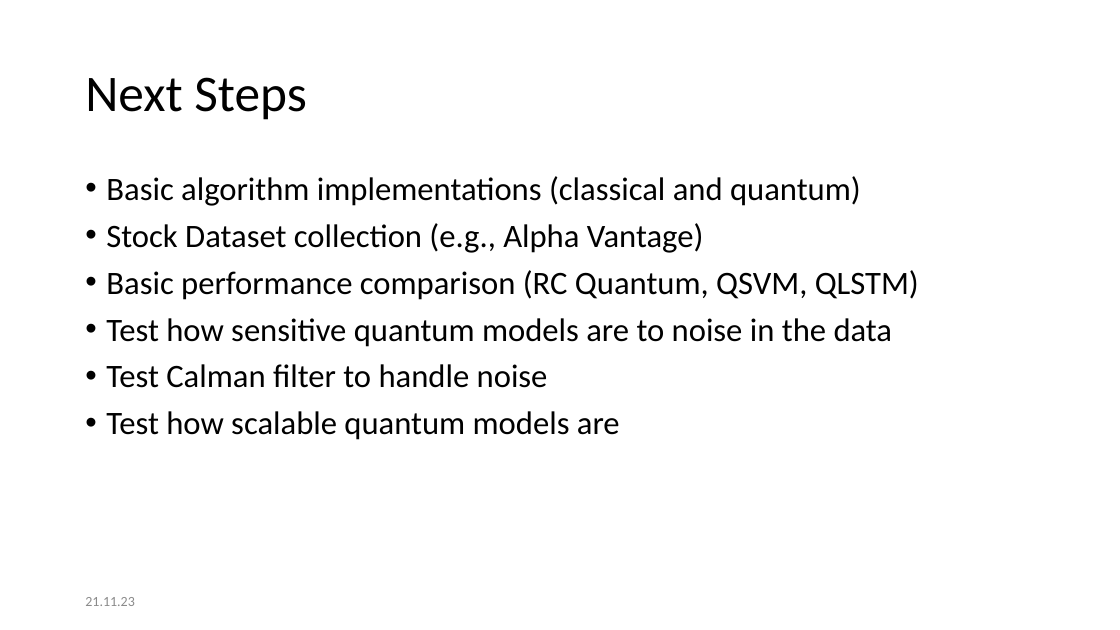
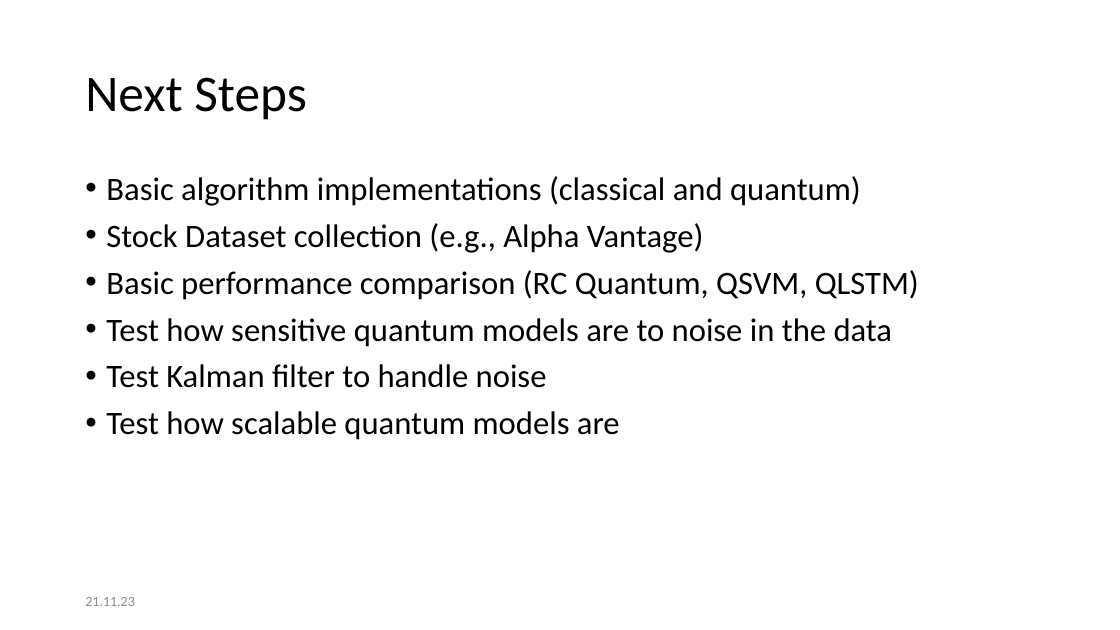
Before and after one commit to Hajuj/Quantum-Machine-Learning-for-Stock-Market-Prediction, a slide deck: slide 8 of presentation/QCP_stocks_21.11.23.pptx. Drawn at 1120x630 pixels with LibreOffice and Linux fonts; fonts in the diff are those of the drawing. Boxes give left, top, right and bottom in pixels: in the first picture for what was removed or moved away, otherwise in the second. Text is boxed around its words. In the diff, an @@ line names an element or a change of style, - is before the commit and + after.

```diff
--- a/presentation/QCP_stocks_21.11.23.pptx
+++ b/presentation/QCP_stocks_21.11.23.pptx
@@ text at (106,364,547,388): text changed @@
-• Test Calman filter to handle noise
+• Test Kalman filter to handle noise
```
Also in this commit, not shown: 1 other file.
